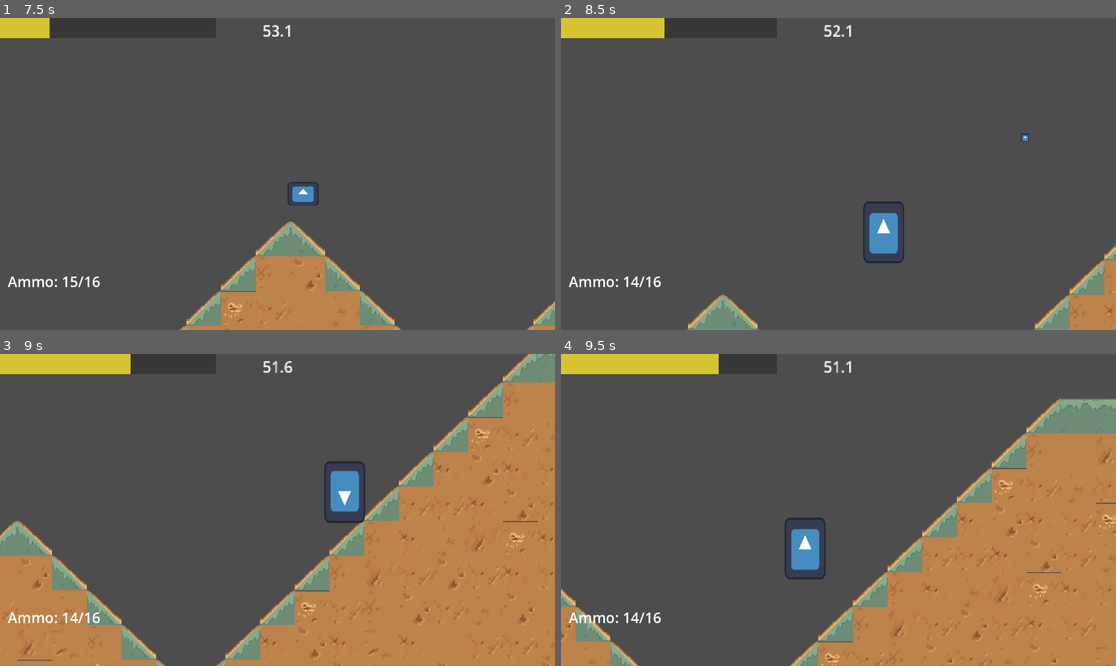
Above: before the commit, frames 1-4 (two rows, left to right).
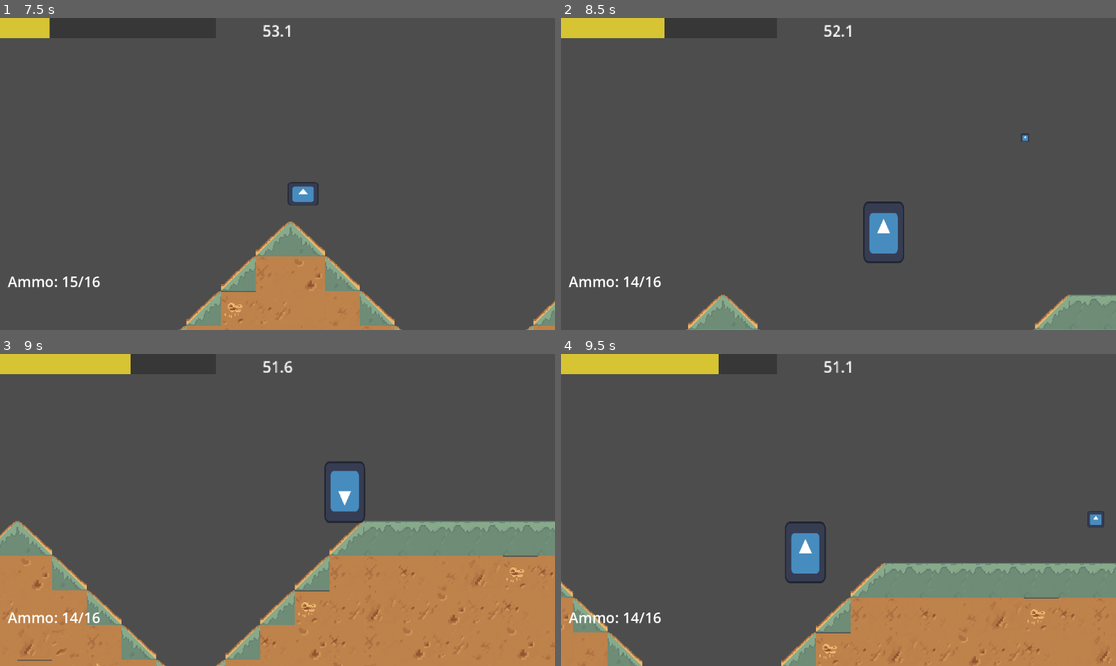
Above: after the commit, the same moments.

Repository: dzfrias/gladiator
Game: Godot game, scene res://scenes/test_scene.tscn
The game is run twice, just before and just after one commit, with the same random seed, the same clock (stepped at 60 frames per second) and the same inputs. The engine's default icon, where the game draws it, is replaced by a stand-in: a white triangle on a blue panel in a dark square.
Inputs (mouse positions are in pixels of both pictures, inside the frame that each line leads up to):
- Up to frame 1 (7.5 s): click "Enter Mission" at 0.5 s; move the mouse to (249, 236) at 1.27 s; hold S (crouch) 1.28-2.03 s; hold D (right) 1.28-2.78 s; tap Space (jump) at 1.52, 1.82, 2.27, 2.57, 3.77, 4.07, 4.52, 4.82, 5.27, 5.57, 6.77, 7.07 s; move the mouse to (444, 220) at 2.02 s; click (444, 220) at 2.1 s; move the mouse to (111, 127) at 2.77 s; hold E (roll) 2.78-3.53 s; hold A (left) 2.78-5.03 s; move the mouse to (305, 174) at 3.52 s; tap Q (toggle_weapon) at 3.6, 6.6 s; move the mouse to (194, 96) at 4.27 s; hold S (crouch) 4.28-5.03 s; tap R (reload) at 4.9 s; move the mouse to (399, 158) at 5.02 s; hold D (right) from 5.03 s (still down); click (399, 158) at 5.1 s; move the mouse to (166, 189) at 5.77 s; hold E (roll) 5.78-6.53 s; move the mouse to (333, 105) at 6.52 s; move the mouse to (249, 236) at 7.27 s; hold S (crouch) from 7.28 s (still down)
- Up to frame 2 (8.5 s): keep holding D (right); tap Space (jump) at 7.52, 7.82, 8.27 s; move the mouse to (1005, 220) at 8.02 s; release S (crouch) at 8.03 s; click (1005, 220) at 8.1 s
- Up to frame 3 (9 s): tap Space (jump) at 8.57 s; move the mouse to (111, 463) at 8.77 s; release D (right) at 8.78 s; hold A (left) from 8.78 s (still down); hold E (roll) from 8.78 s (still down)
- Up to frame 4 (9.5 s): keep holding A (left); keep holding E (roll)

Frame 1 is identical in both runs. In frame 2, 1.7% of the frame differs, in the area x 91-100%, y 72-100%; in frame 3, 15%; in frame 4, 21%, in the area x 0-100%, y 14-100%.
Error in both runs: Invalid assignment of property or key 'position' with value of type 'Vector2' on a base object of type 'Nil'. (res://scripts/player/player.gd:120)

Commit message:
increase map width and reduce terrain in-between encounters

Diff:
--- a/scenes/mission.tscn
+++ b/scenes/mission.tscn
@@ -11,7 +11,6 @@
 tile_set = ExtResource("1_dxwm2")
 collision_visibility_mode = 1
 script = ExtResource("2_3qno5")
-map_width = 200
 
 [node name="Player" parent="." instance=ExtResource("3_mkemn")]
 position = Vector2(73, -203)
--- a/scripts/mission/world_map.gd
+++ b/scripts/mission/world_map.gd
@@ -18,7 +18,7 @@
 		atlas_coords = coords
 		weight = tile_weight
 
-@export var map_width: int = 100
+@export var map_width: int = 200
 
 var _terrain := [
 	WeightedScene.new("res://scenes/modules/terrain/flat.tscn", 0.5),
@@ -59,12 +59,12 @@
 	var module_origin := Vector2i(0, 0)
 	module_origin += _place_module(module_origin, _start_module)
 
-	var next_encounter := randi_range(3, 5)
+	var next_encounter := randi_range(3, 4)
 	while module_origin.x < map_width:
 		var module: WeightedScene
 		if next_encounter == 0:
 			module = _weighted_choice(_encounters)
-			next_encounter = randi_range(3, 5)
+			next_encounter = randi_range(3, 4)
 		else:
 			module = _weighted_choice(_terrain)
 			next_encounter -= 1
Not shown: 1 places in scenes/idle_shooter.tscn that only renumber resources
Not shown: 1 places in scenes/shooter.tscn that only renumber resources
Not shown: 1 places in scenes/vulture.tscn that only renumber resources
Not shown: 1 places in scenes/wolf.tscn that only renumber resources
